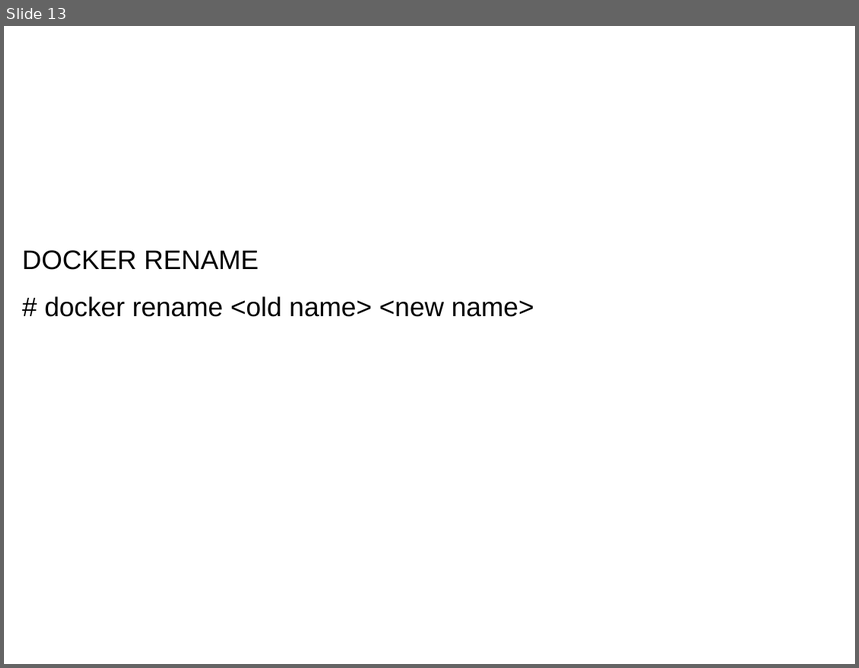
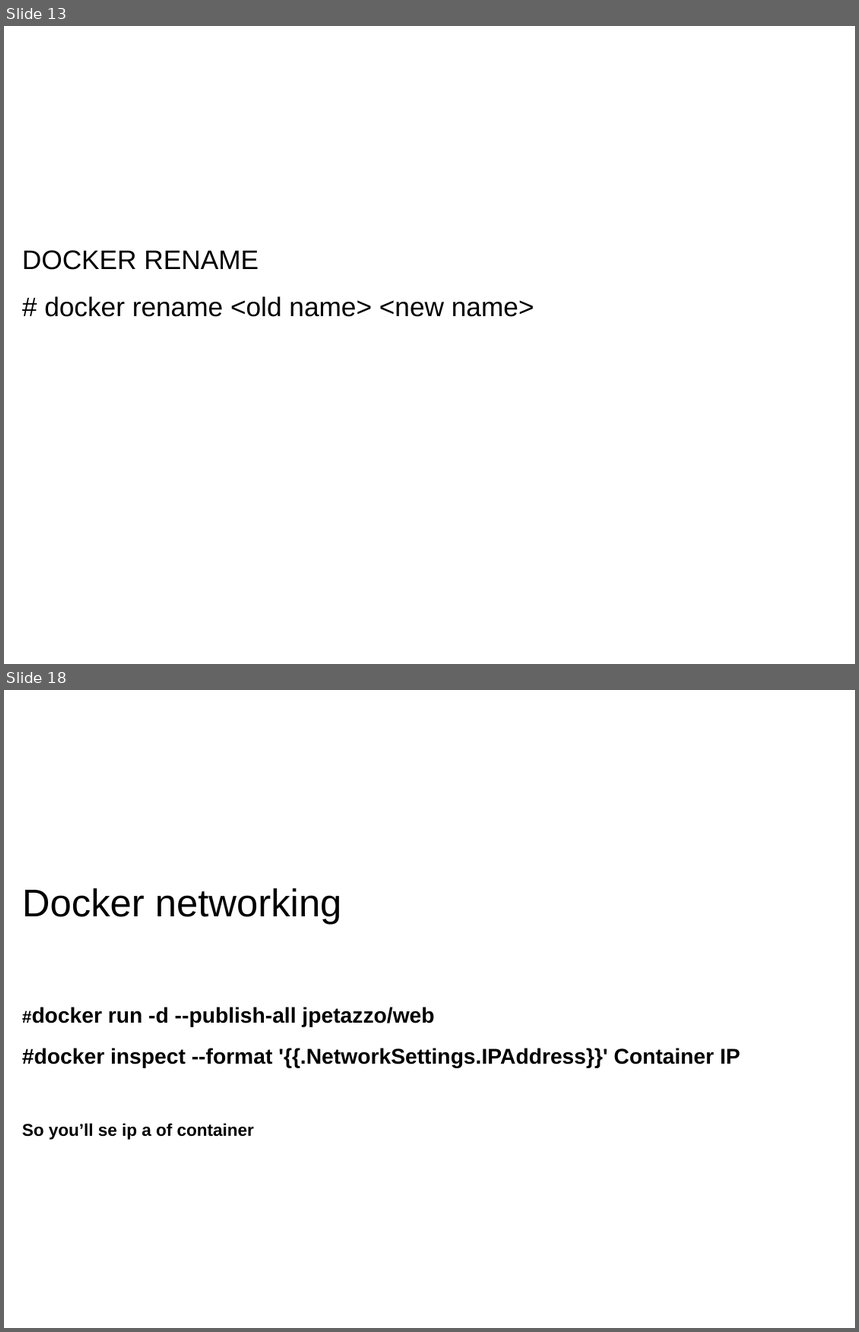
Before and after one commit to hackersdatabase007/mayank, a slide deck: Docker/MY_DOCKERS.pptx. Shown one above the other, each under a label of ours: slide 13 before the commit, slides 13 and 18 after it; the slides between them are not shown. The pictures are 859x668 and 859x1332 pixels, drawn with LibreOffice and Linux fonts; fonts in the diff are those of the drawing. Boxes give left, top, right and bottom in pixels: in the first picture for what was removed or moved away, otherwise in the second. Text is boxed around its words. In the diff, an @@ line names an element or a change of style, - is before the commit and + after.

```diff
--- a/Docker/MY_DOCKERS.pptx
+++ b/Docker/MY_DOCKERS.pptx
@@ slide 18 added at (x1=4, y1=690, x2=855, y2=1328), background #FFFFFF @@
@@ subtitle added at (x1=22, y1=888, x2=740, y2=1140), 20 pt, text #000000, bold @@
+Docker networking
+#docker run -d --publish-all jpetazzo/web
+#docker inspect --format '{{.NetworkSettings.IPAddress}}' Container IP
+So you’ll se ip a of container
```
Also in this commit, not shown: 7 other slides added, 1 other file.
